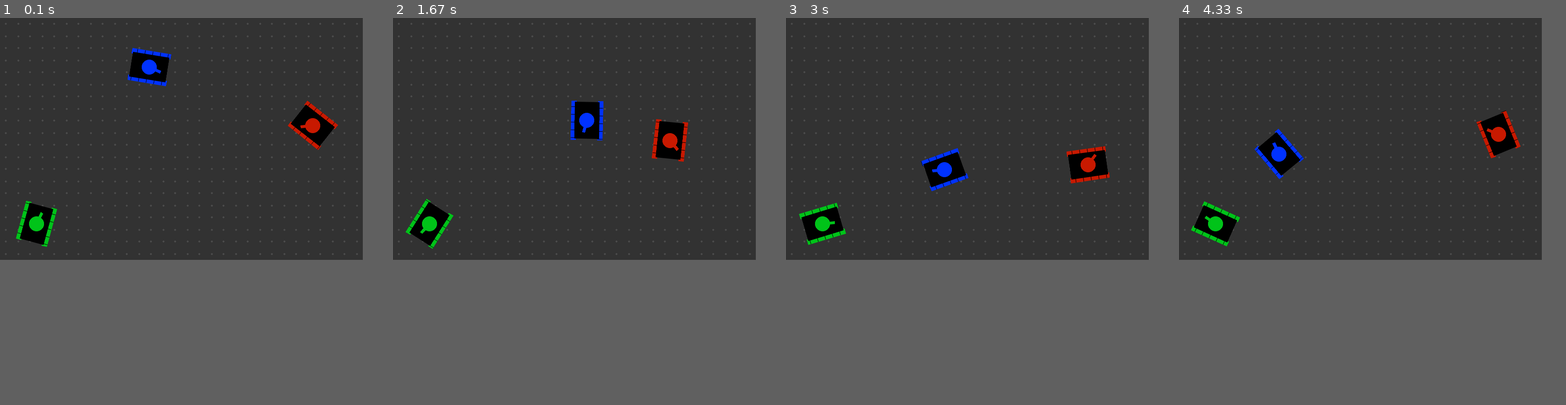
Above: before the commit, frames 1-4 (left to right).
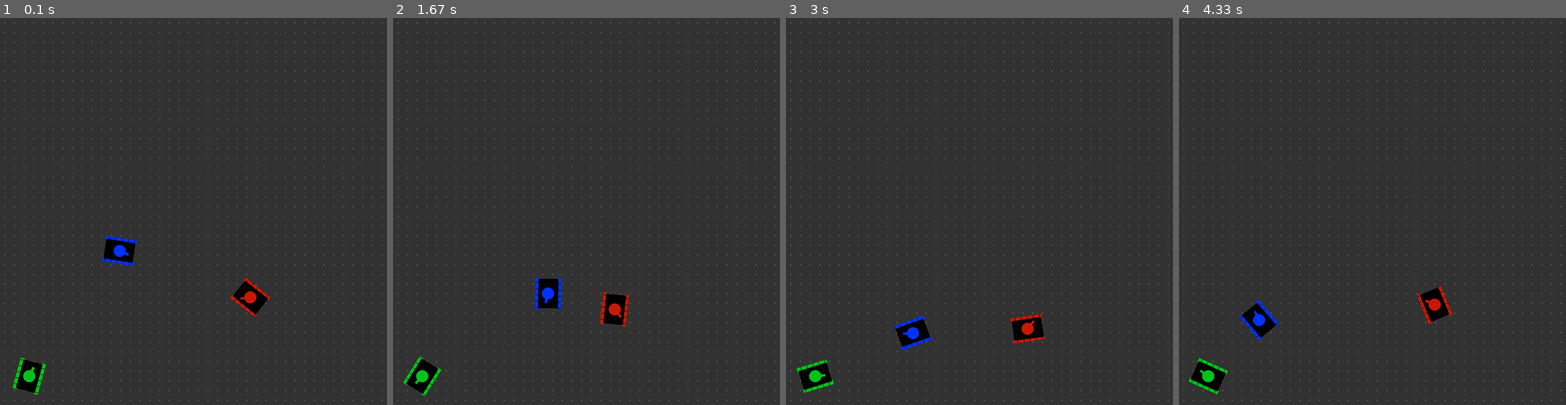
Above: after the commit, the same moments.

Repository: ginop/LaserTanks
Game: pygame game, started from LaserTanks_PyGame.py
Two runs of this game, one before a commit and one after it. Both use one fixed random seed, a clock stepped at 60 frames per second and the inputs below.
Inputs:
- Up to frame 1 (0.1 s): no input
- Up to frame 2 (1.67 s): no input
- Up to frame 3 (3 s): no input
- Up to frame 4 (4.33 s): no input
In our replay, the window is 750x500 before the commit and 800x800 after it. These sizes can differ from the game's own. Grey fills any space a smaller window leaves; there, only what the larger window draws over its background counts as a difference.

The runs differ from the first frame. In frame 1, 7.9% of the frame differs, in the area x 1-99%, y 1-99%; in frame 2, 7.9%; in frame 3, 7.9%; in frame 4, 7.9%.

Commit message:
familiarizing myself with pygame and this code. condensed draw and move into loops.

Diff:
--- a/LaserTanks_PyGame.py
+++ b/LaserTanks_PyGame.py
@@ -8,13 +8,13 @@
 
 import numpy as np
 import pygame as pg
-from pygame import gfxdraw
+from pygame import gfxdraw # why does this need to be imported separately?
 from math import pi
 
-d2r = pi/180
+#d2r = pi/180
 
-px = 25  # pixels per game unit
-(screen_width, screen_height) = (30, 20)  # arena size in game units
+px = 20  # pixels per game unit
+(screen_width, screen_height) = (40, 40)  # arena size in game units
 
 screen = pg.display.set_mode((screen_width*px, screen_height*px))
 pg.display.set_caption("Laser Tanks!")
@@ -73,8 +73,8 @@
         self.hull = 100
         self.battery = 100
         self.color = color
-        self.shield = None
-        self.reload_time = 1
+#        self.shield = None
+#        self.reload_time = 1
 
     def draw(self):
 
@@ -139,6 +139,7 @@
 R = Tank((200, 25, 0), [26., 11.], [-45., -45.])
 G = Tank((0, 195, 25), [3., 3.], [24., 11.])
 B = Tank((0, 50, 255), [12., 16.], [95., 15.])
+Tanks = [R, G, B]
 
 # left, right tread speed in units/sec
 R.drive = np.array([4., 1.])
@@ -148,9 +149,8 @@
 
 def draw():
 
-    R.draw()
-    G.draw()
-    B.draw()
+    for nTank in Tanks:
+        nTank.draw()
 
     pg.display.flip()
 
@@ -158,8 +158,9 @@
 clock = pg.time.Clock()
 running = True
 
+fps = 60
 while running:
-    clock.tick(60)  # limit fps
+    clock.tick(fps)  # limit fps
 
     # End loop when window is closed
     for event in pg.event.get():
@@ -175,9 +176,8 @@
                            (round(px*(x+1/2)),
                             round(px*(y+1/2))), round(px/10))
 
-    R.move(1/60)
-    B.move(1/60)
-    G.move(1/60)
+    for nTank in Tanks:
+        nTank.move(1/fps)
     draw()
 
 
